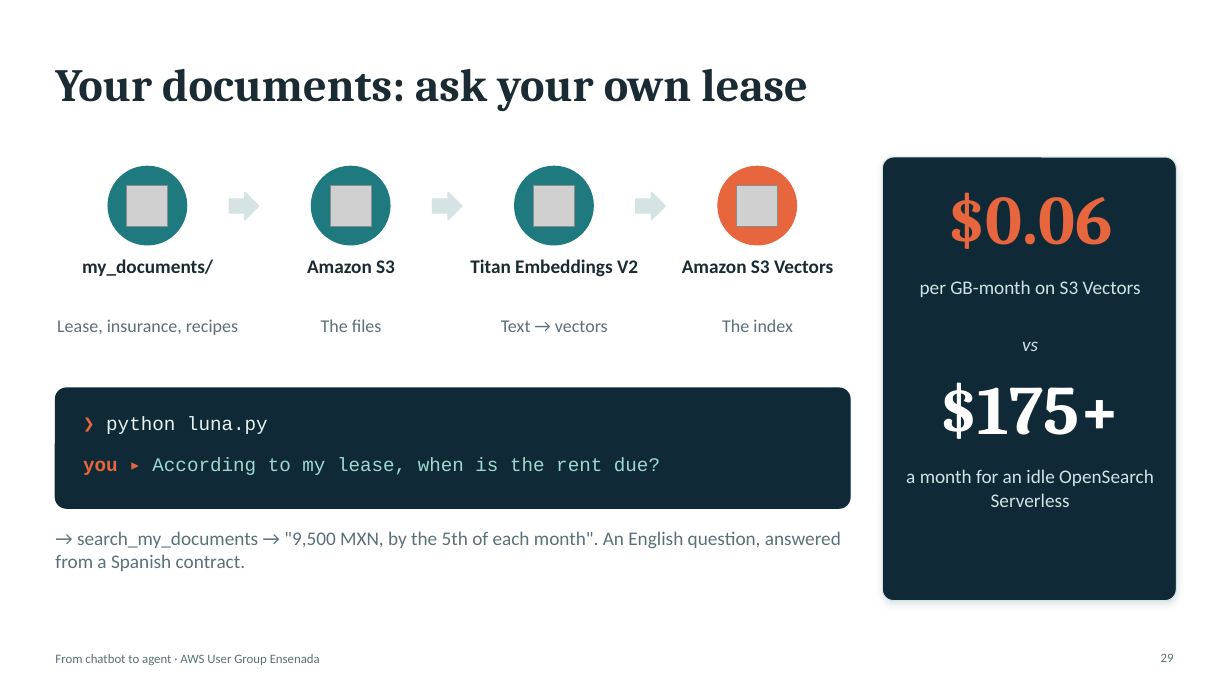
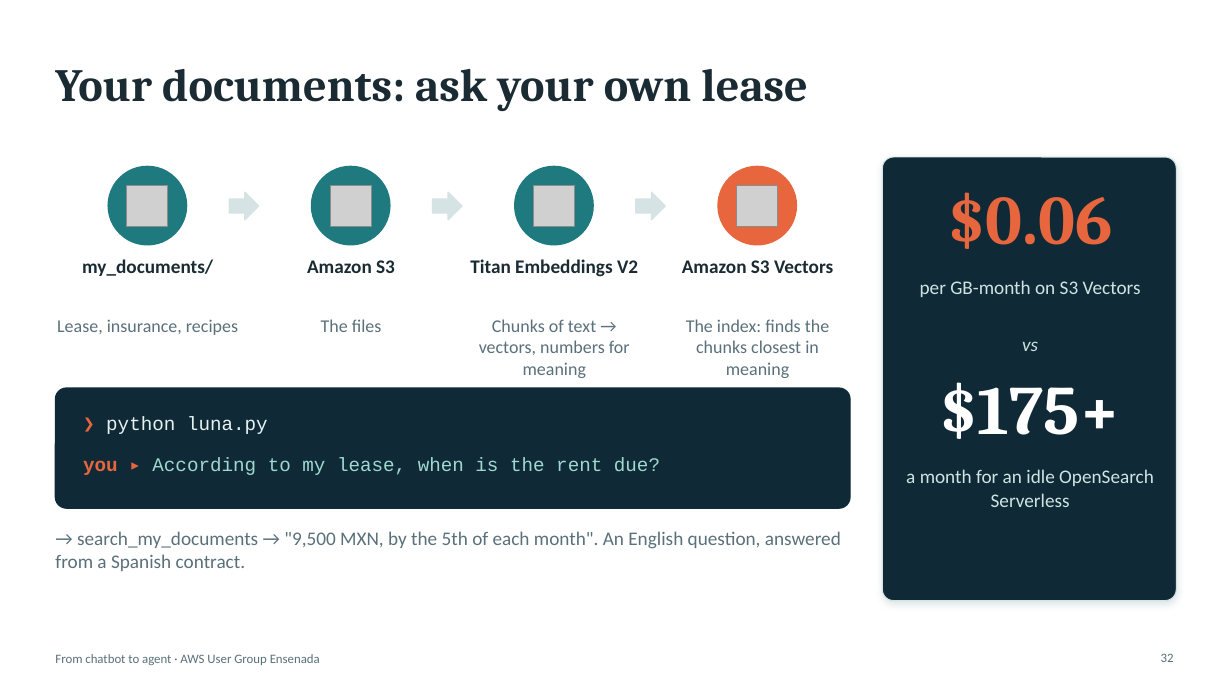
Before and after one commit to aws-ug-ensenada/claude-on-aws-ensenada, a slide deck: slide 32 of docs/slides/claude-on-aws-ensenada.pptx (slide 29 before the commit). Drawn at 1232x693 pixels with LibreOffice and Linux fonts; fonts in the diff are those of the drawing; grey boxes stand for pictures. Boxes give left, top, right and bottom in pixels: in the first picture for what was removed or moved away, otherwise in the second. Text is boxed around its words. In the diff, an @@ line names an element or a change of style, - is before the commit and + after.

```diff
--- a/docs/slides/claude-on-aws-ensenada.pptx
+++ b/docs/slides/claude-on-aws-ensenada.pptx
@@ text at box(479, 319, 630, 378): text changed @@
-Text → vectors
+Chunks of text → vectors, numbers for meaning
@@ text at box(686, 319, 829, 378): text changed @@
-The index
+The index: finds the chunks closest in meaning
@@ page number at box(1161, 653, 1174, 662): text changed @@
-29
+32
```
Also in this commit, not shown: 3 slides added, 7 other files.
